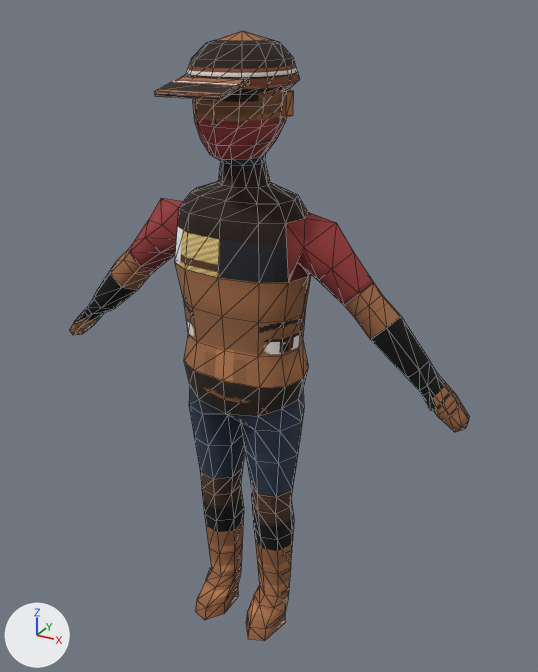
The glTF model modelos/multidao_15.glb, before and after one commit.
Before and after are seen from a 50 mm camera at (1.058, -1.774, 1.947) aimed at (0.063, 0.035, 1.043). Every picture has the same lights, and +X, +Y and +Z are marked at lower left. The picture after the commit comes second. Mesh edges are drawn as thin lines. Vertices at exactly the same position are counted once.

Objects in the first picture: 'multidao_15'.
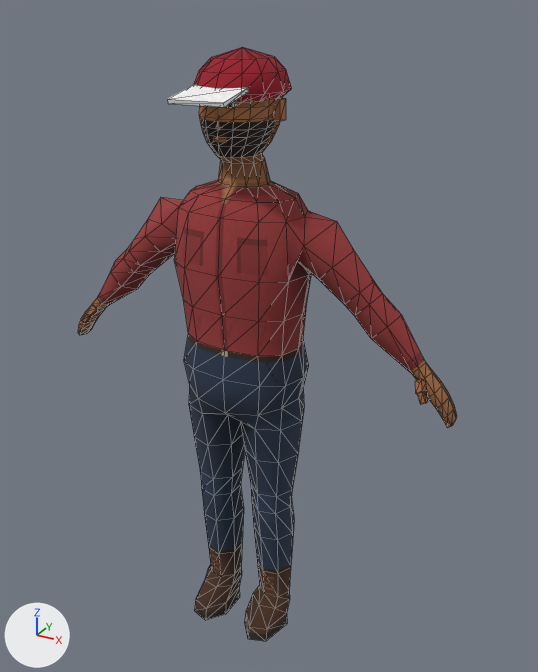
What differs and where, as boxes (x1, y1, x2, y2) in the pictures (538 x 672 px; the box of a moved part takes in the faces that stretch with it):
'multidao_15', reshaped
    before: (69, 31, 469, 641)
    after: (78, 47, 457, 641)
part 1 of me_multidao_15, moved or reshaped (mostly hidden)
    before: (212, 116, 217, 125)
    after: (216, 121, 221, 128)
part 2 of me_multidao_15, added
    after: (274, 98, 286, 121)
part 3 of me_multidao_15, moved or reshaped
    before: (155, 74, 250, 100)
    after: (168, 85, 248, 107)
part 4 of me_multidao_15, moved or reshaped
    before: (186, 31, 300, 165)
    after: (194, 47, 292, 164)
part 5 of me_multidao_15, moved or reshaped
    before: (371, 317, 469, 432)
    after: (372, 315, 457, 428)
part 6 of me_multidao_15, moved or reshaped
    before: (69, 265, 137, 335)
    after: (78, 262, 137, 335)
part 7 of me_multidao_15, surface changed
    before: (75, 93, 456, 641)
    after: (87, 106, 442, 641)

The change, as a list of edits to the scene's bpy script:
```text
Change me_multidao_15:
    used by ob_multidao_15; location = (0.0, 0.0, 0.0)
    remove me_multidao_15.from_pydata(...)  # 530 vertices, 1018 faces; spans x -0.69..0.69, y -0.25..0.16, z 0.0..1.9
    add me_multidao_15.from_pydata(...)  # 602 vertices, 1154 faces; spans x -0.65..0.65, y -0.22..0.14, z 0.0..1.86
    me_multidao_15 part 1: the loose piece of 4 vertices spanning x -0.02..0.02, y -0.15..-0.12, z 1.68..1.74 is moved by (0.0, 0.02, -0.01)
    me_multidao_15 part 2: a new loose piece, a box spanning x 0.09..0.117, y -0.003..0.031, z 1.679..1.733, in mat_multidao_15 (picture img_multidao_15)
    me_multidao_15 part 3: the loose piece of 8 vertices spanning x -0.09..0.09, y -0.25..-0.12, z 1.75..1.79 is scaled about its middle by 0.864, then moved by (0.0, 0.02, -0.02)
    me_multidao_15 part 4: 49 vertices moved from x -0.12..0.12, y -0.14..0.12, z 1.59..1.82 to x -0.12..0.12, y -0.12..0.09, z 1.59..1.75; 100 vertices removed from x -0.14..0.14, y -0.15..0.16, z 1.59..1.9; 108 vertices added at x -0.11..0.11, y -0.12..0.14, z 1.59..1.86
    me_multidao_15 part 5: 18 vertices moved from x 0.51..0.65, y -0.05..0.05, z 0.95..1.09 to x 0.52..0.61, y -0.04..0.04, z 0.99..1.08; 10 vertices removed from x 0.59..0.69, y -0.09..0.04, z 0.91..1.03; 34 vertices added at x 0.54..0.65, y -0.07..0.04, z 0.91..1.05
    me_multidao_15 part 6: 18 vertices moved from x -0.65..-0.51, y -0.05..0.05, z 0.95..1.09 to x -0.61..-0.52, y -0.04..0.04, z 0.99..1.08; 10 vertices removed from x -0.69..-0.59, y -0.09..0.04, z 0.91..1.03; 34 vertices added at x -0.65..-0.54, y -0.07..0.04, z 0.91..1.05
    me_multidao_15 part 7: 738 kept faces spanning x -0.61..0.61, y -0.15..0.13, z 0.0..1.72 get new texture (UV) coordinates
    other edits to the shape of me_multidao_15 do not show in these pictures
```
